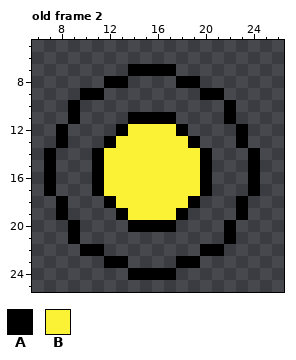
One commit to this pixel-art file: castle_man/knight/powerups/coins/weapons_to_coins.aseprite. The first picture shows the starting point.
32x32 pixels, 2 frames. Shown: old frame 2: x 6..26, y 5..25. The commit also changed other frames, which this record leaves out.
Palette (. is transparent): A #000000  B #fbf236
Pixels before, old frame 2, first column x 7:
 7 .......AAAA.......
 8 .....AA....AA.....
 9 ...AA........AA...
10 ..A............A..
11 ..A....AAAA....A..
12 .A....ABBBBA....A.
13 .A...ABBBBBBA...A.
14 A...ABBBBBBBBA...A
15 A...ABBBBBBBBA...A
16 A...ABBBBBBBBA...A
17 A...ABBBBBBBBA...A
18 .A...ABBBBBBA...A.
19 .A....ABBBBA....A.
20 ..A....AAAA....A..
21 ..A............A..
22 ...AA........AA...
23 .....AA....AA.....
24 .......AAAA.......
Now the later version:
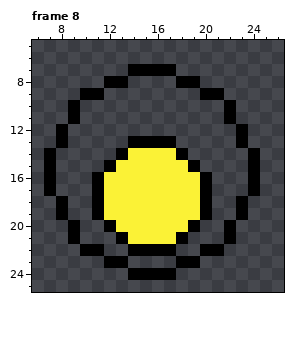
A new or re-ordered frame is compared with the old frame closest to it.
Changes in this commit:
frames 2 -> 8
layer "Layer 2" added
Changed rows in their new state; - is an unchanged pixel.
Frame 8 is new; against old frame 2, layers "Layer 2", "Layer 1":
first column x 11:
11 ---....---
12 --......--
13 -..AAAA..-
14 ..A----A..
15 .A------A.
18 AB------BA
19 ABB----BBA
20 -ABBBBBBA-
21 --ABBBBA--
22 ---AAAA---
Pixel boxes of the changes (left, top, right, bottom) in both pictures:
changed: (92, 112, 212, 256)
